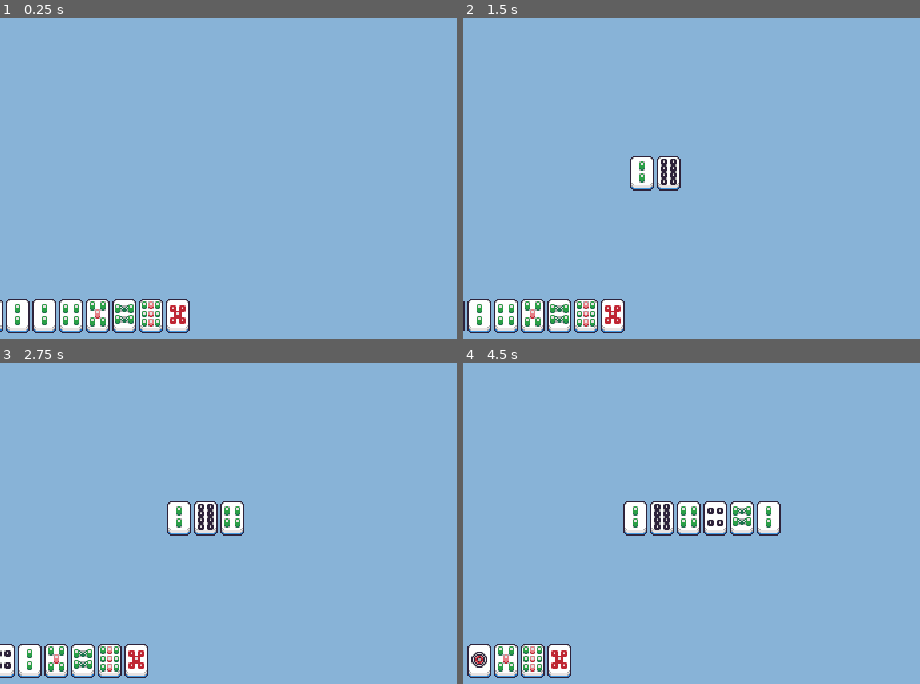
Above: before the commit, frames 1-4 (two rows, left to right).
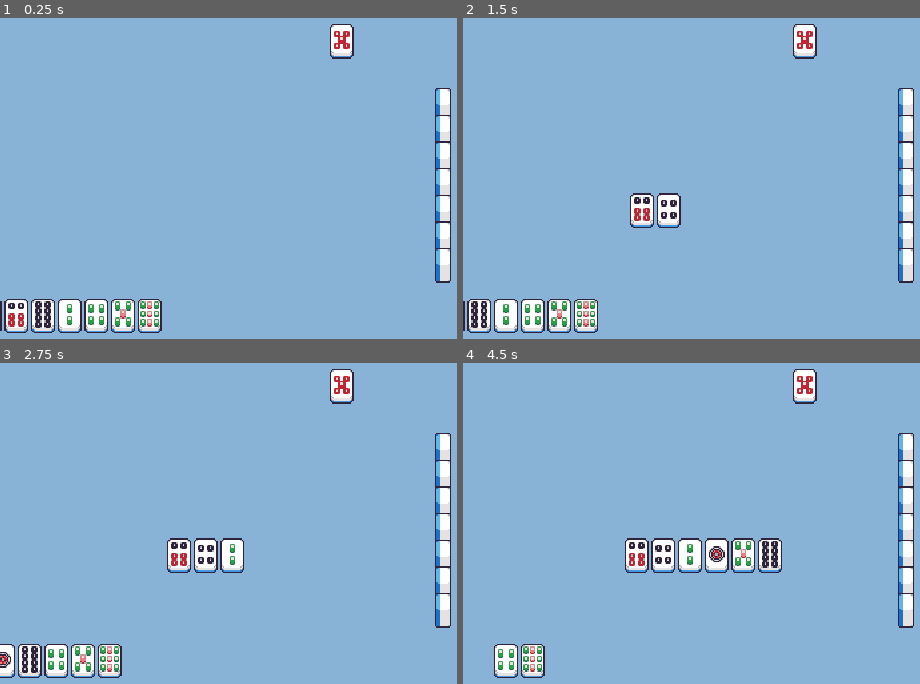
Above: after the commit, the same moments.

Repository: LazyGeprek/NFM
Game: Godot game, scene res://scenes/table/table.tscn
Two runs of this game, one before a commit and one after it. Both use one fixed random seed, a clock stepped at 60 frames per second and the inputs below.
Inputs (mouse positions are in pixels of both pictures, inside the frame that each line leads up to):
- Up to frame 1 (0.25 s): no input
- Up to frame 2 (1.5 s): click (481, 316) at 0.52 s; click (467, 316) at 1.27 s
- Up to frame 3 (2.75 s): click (41, 661) at 2.02 s
- Up to frame 4 (4.5 s): click (467, 661) at 2.77 s; click (531, 661) at 3.52 s; click (494, 661) at 4.27 s

The runs differ from the first frame. In frame 1, 5.5% of the frame differs, in the area x 0-99%, y 1-99%; in frame 2, 6.3%; in frame 3, 7.3%; in frame 4, 11%.

Commit message:
CPU1 hand and pool + sideview tile texture

Diff:
--- a/project.godot
+++ b/project.godot
@@ -24,6 +24,7 @@
 window/size/viewport_width=360
 window/size/viewport_height=480
 window/size/mode=3
+window/size/initial_position_type=0
 window/size/window_width_override=360
 window/size/window_height_override=640
 window/stretch/mode="viewport"
@@ -37,3 +38,4 @@
 [rendering]
 
 renderer/rendering_method="mobile"
+textures/vram_compression/import_etc2_astc=true
--- /dev/null
+++ b/scenes/table/cpu_hands/cpu_1_hand.gd
@@ -0,0 +1,20 @@
+extends Control
+
+var cpu1_hand = Table.access.data.cpu1_hand
+var tile_button = preload("res://scenes/table/tile/tile.tscn")
+
+func _ready():
+	_render_hand()
+
+func _render_hand():
+	var cpu1_hand_encoded = Table.access.tile.tile_encode(cpu1_hand)
+	for i in range(cpu1_hand_encoded.size()):
+		var code = cpu1_hand_encoded[i]  # Encoded
+		var hex_value = cpu1_hand[i]  # Hexadecimal
+
+		var tile = tile_button.instantiate()
+		var tile_texture = tile.get_node("TextureRect")
+		tile_texture.texture = load("res://assets/tile_side.png")
+		tile.set_tile_name(hex_value, code)
+		tile.disabled = true
+		$MarginContainer/VBoxContainer.add_child(tile)
--- /dev/null
+++ b/scenes/table/cpu_hands/cpu_1_hand.tscn
@@ -0,0 +1,30 @@
+[gd_scene load_steps=2 format=3 uid="uid://cibc2cgp10xad"]
+
+[ext_resource type="Script" path="res://scenes/table/cpu_hands/cpu_1_hand.gd" id="1_paten"]
+
+[node name="CPU1Hand" type="Control"]
+layout_mode = 3
+anchors_preset = 8
+anchor_left = 0.5
+anchor_top = 0.5
+anchor_right = 0.5
+anchor_bottom = 0.5
+offset_left = -12.5
+offset_top = -12.5
+offset_right = 12.5
+offset_bottom = 12.5
+grow_horizontal = 2
+grow_vertical = 2
+script = ExtResource("1_paten")
+
+[node name="MarginContainer" type="MarginContainer" parent="."]
+layout_mode = 1
+anchors_preset = 15
+anchor_right = 1.0
+anchor_bottom = 1.0
+grow_horizontal = 2
+grow_vertical = 2
+
+[node name="VBoxContainer" type="VBoxContainer" parent="MarginContainer"]
+layout_mode = 2
+theme_override_constants/separation = 12
--- /dev/null
+++ b/scenes/table/cpu_pools/cpu_1_pool.gd
@@ -0,0 +1,24 @@
+extends Control
+
+var cpu1_pool = Table.access.data.cpu1_pool
+var tile_button = preload("res://scenes/table/tile/tile.tscn")
+@onready var grid = $MarginContainer/GridContainer
+
+func _ready():
+	TableHandler.cpu1hand_changed.connect(_render_cpu1_pool)
+
+func _render_cpu1_pool():
+	for child in grid.get_children():
+		child.queue_free()
+
+	var cpu1_pool_encoded = Table.access.tile.tile_encode(cpu1_pool)
+	for i in range(cpu1_pool_encoded.size()):
+		var code = cpu1_pool_encoded[i]  # Encoded
+		var hex_value = cpu1_pool[i]  # Hexadecimal
+
+		var tile = tile_button.instantiate()
+		var tile_texture = tile.get_node("TextureRect")
+		tile_texture.texture = load("res://assets/tiles/%s.png" %code)
+		tile.set_tile_name(hex_value, code)
+		tile.disabled = true
+		grid.add_child(tile)
--- /dev/null
+++ b/scenes/table/cpu_pools/cpu_1_pool.tscn
@@ -0,0 +1,24 @@
+[gd_scene load_steps=2 format=3 uid="uid://pgu6ih6202jd"]
+
+[ext_resource type="Script" path="res://scenes/table/cpu_pools/cpu_1_pool.gd" id="1_xw7ft"]
+
+[node name="CPU1Pool" type="Control"]
+layout_mode = 3
+anchors_preset = 0
+offset_right = 40.0
+offset_bottom = 40.0
+script = ExtResource("1_xw7ft")
+
+[node name="MarginContainer" type="MarginContainer" parent="."]
+layout_mode = 1
+anchors_preset = 15
+anchor_right = 1.0
+anchor_bottom = 1.0
+grow_horizontal = 2
+grow_vertical = 2
+
+[node name="GridContainer" type="GridContainer" parent="MarginContainer"]
+layout_mode = 2
+theme_override_constants/h_separation = 12
+theme_override_constants/v_separation = 20
+columns = 6
--- a/scenes/table/handler/table_handler.gd
+++ b/scenes/table/handler/table_handler.gd
@@ -1,43 +1,46 @@
 extends Node
 
-var current_turn = null
+var turn = 0
 @onready var player_hand = Table.access.data.player_hand
 @onready var cpu1_hand = Table.access.data.cpu1_hand
 @onready var cpu2_hand = Table.access.data.cpu2_hand
 @onready var cpu3_hand = Table.access.data.cpu3_hand
 
-signal phand_drawed
-signal cpu1hand_drawed
+signal phand_changed
+signal cpu1hand_changed
 signal cpu2hand_drawed
 signal cpu3hand_drawed
-signal phand_discarded
+signal turn_changed
 
 func _ready():
-	randomize()
 	start_round()
+	turns()
+	turn_changed.connect(turns)
 
 func start_round():
 	make_wall()
 	initial_deal()
-	current_turn = 0 #randi() % 4
-	start_turn()
 
 func make_wall():
 	Table.access.wall.initialize_wall()
 
+func initial_deal():
+	deal_tiles_to_hand(player_hand, phand_changed)
+	deal_tiles_to_hand(cpu1_hand, cpu1hand_changed)
+
 func deal_tiles_to_hand(hand, sig):
-	while hand.size() < 8:
+	while hand.size() < 7:
 		var tile = Table.access.wall.tile_wall.pop_front()
 		hand.append(tile)
 		hand.sort()
 	sig.emit()
 	print(hand)
 
-func initial_deal():
-	deal_tiles_to_hand(player_hand, phand_drawed)
-	deal_tiles_to_hand(cpu1_hand, cpu1hand_drawed)
-	deal_tiles_to_hand(cpu2_hand, cpu2hand_drawed)
-	deal_tiles_to_hand(cpu3_hand, cpu3hand_drawed)
+func turns():
+	if turn == 0:
+		draw_tile(player_hand, phand_changed)
+	else:
+		draw_tile(cpu1_hand, cpu1hand_changed)
 
 func draw_tile(hand, sig):
 	var tile = Table.access.wall.tile_wall.pop_front()
@@ -45,13 +48,3 @@
 	hand.sort()
 	sig.emit()
 	print(hand)
-
-func start_turn():
-	if current_turn == 0:
-		draw_tile(player_hand, phand_drawed)
-	if current_turn == 1:
-		draw_tile(cpu1_hand, cpu1hand_drawed)
-	if current_turn == 2:
-		draw_tile(cpu2_hand, cpu2hand_drawed)
-	if current_turn == 3:
-		draw_tile(cpu3_hand, cpu3hand_drawed)
--- a/scenes/table/player_pool/player_pool.gd
+++ b/scenes/table/player_pool/player_pool.gd
@@ -5,7 +5,7 @@
 @onready var grid = $MarginContainer/GridContainer
 
 func _ready():
-	TableHandler.phand_discarded.connect(_render_player_pool)
+	TableHandler.phand_changed.connect(_render_player_pool)
 
 func _render_player_pool():
 	for child in grid.get_children():
--- a/scenes/table/table.tscn
+++ b/scenes/table/table.tscn
@@ -1,9 +1,11 @@
-[gd_scene load_steps=5 format=3 uid="uid://dcq80vqmdhvao"]
+[gd_scene load_steps=7 format=3 uid="uid://dcq80vqmdhvao"]
 
 [ext_resource type="Script" path="res://scenes/table/table.gd" id="1_ps16n"]
-[ext_resource type="Script" path="res://scenes/table/handler/table_handler.gd" id="2_oh4o4"]
 [ext_resource type="PackedScene" uid="uid://du07kyhsnwyqk" path="res://scenes/table/player_hand/player_hand.tscn" id="3_0cv7u"]
 [ext_resource type="PackedScene" uid="uid://tvqr6wjihred" path="res://scenes/table/player_pool/player_pool.tscn" id="4_51o5i"]
+[ext_resource type="PackedScene" uid="uid://cibc2cgp10xad" path="res://scenes/table/cpu_hands/cpu_1_hand.tscn" id="4_plvkd"]
+[ext_resource type="PackedScene" uid="uid://pgu6ih6202jd" path="res://scenes/table/cpu_pools/cpu_1_pool.tscn" id="5_soitx"]
+[ext_resource type="PackedScene" uid="uid://diyt5w3j8jx2e" path="res://scenes/table/tile/tile.tscn" id="6_trhwp"]
 
 [node name="Table" type="Node"]
 script = ExtResource("1_ps16n")
@@ -15,11 +17,6 @@
 grow_horizontal = 2
 grow_vertical = 2
 color = Color(0.533761, 0.702593, 0.843224, 1)
-
-[node name="Handler" type="Node" parent="."]
-
-[node name="TabeHandler" type="Node" parent="Handler"]
-script = ExtResource("2_oh4o4")
 
 [node name="PlayerHand" parent="." instance=ExtResource("3_0cv7u")]
 anchors_preset = -1
@@ -36,10 +33,36 @@
 [node name="PlayerPool" parent="." instance=ExtResource("4_51o5i")]
 anchors_preset = -1
 anchor_left = 0.361
-anchor_top = 0.692
-anchor_right = 0.636
-anchor_bottom = 0.835
+anchor_top = 0.75
+anchor_right = 0.639
+anchor_bottom = 0.829
 offset_left = 0.0399933
-offset_top = -0.160004
-offset_right = 0.0399933
-offset_bottom = 0.199982
+offset_top = -3.05176e-05
+offset_right = -0.0400238
+offset_bottom = 2.07999
+
+[node name="CPU1Hand" parent="." instance=ExtResource("4_plvkd")]
+anchors_preset = -1
+anchor_left = 0.889
+anchor_top = 0.694
+anchor_right = 0.958
+anchor_bottom = 0.746
+offset_left = -0.0400085
+offset_top = -0.119995
+offset_right = 0.119965
+offset_bottom = -0.0800171
+
+[node name="CPU1Pool" parent="." instance=ExtResource("5_soitx")]
+anchors_preset = -1
+anchor_left = 0.689
+anchor_top = 0.469
+anchor_right = 0.8
+anchor_bottom = 0.552
+offset_left = -0.0400085
+offset_top = -0.12001
+offset_right = 0.0
+offset_bottom = 0.039978
+
+[node name="Tile" parent="CPU1Pool" instance=ExtResource("6_trhwp")]
+layout_mode = 0
+anchors_preset = 0
--- a/scenes/table/tile/tile.gd
+++ b/scenes/table/tile/tile.gd
@@ -13,7 +13,9 @@
 func _on_button_pressed():
 	Table.access.data.player_hand.erase(tile_name)
 	Table.access.data.player_pool.append(tile_name)
-	TableHandler.phand_discarded.emit()
+	TableHandler.phand_changed.emit()
+	TableHandler.turn += 1
+	TableHandler.turn_changed.emit()
 	print(tile_name, " a.k.a ", tile_name_encoded, " discarded")
 	print(Table.access.data.player_hand)
 	queue_free()
--- a/scenes/table/tile/tile.tscn
+++ b/scenes/table/tile/tile.tscn
@@ -15,13 +15,20 @@
 offset_bottom = 11.5
 grow_horizontal = 2
 grow_vertical = 2
+theme_type_variation = &"FlatButton"
 script = ExtResource("1_on7bx")
 
 [node name="TextureRect" type="TextureRect" parent="."]
 layout_mode = 1
-anchors_preset = 15
-anchor_right = 1.0
-anchor_bottom = 1.0
+anchors_preset = -1
+anchor_left = 0.5
+anchor_top = 0.5
+anchor_right = 0.5
+anchor_bottom = 0.5
+offset_left = -8.0
+offset_top = -11.5
+offset_right = 8.0
+offset_bottom = 11.5
 grow_horizontal = 2
 grow_vertical = 2
 texture = ExtResource("1_mxaxx")
Binary file added: assets/tile_side.png
Not shown, added: assets/tile_side.png.import
Not shown, added: export_presets.cfg
Not shown, added: NFM.apk
Not shown, added: NFM.apk.idsig
